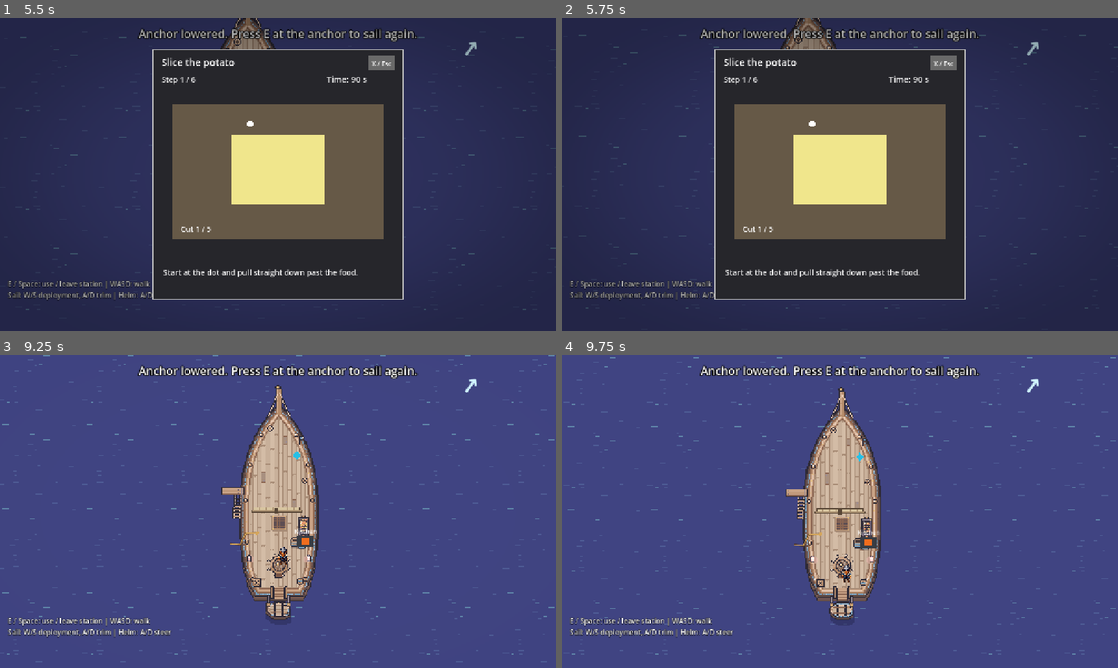
Above: before the commit, frames 1-4 (two rows, left to right).
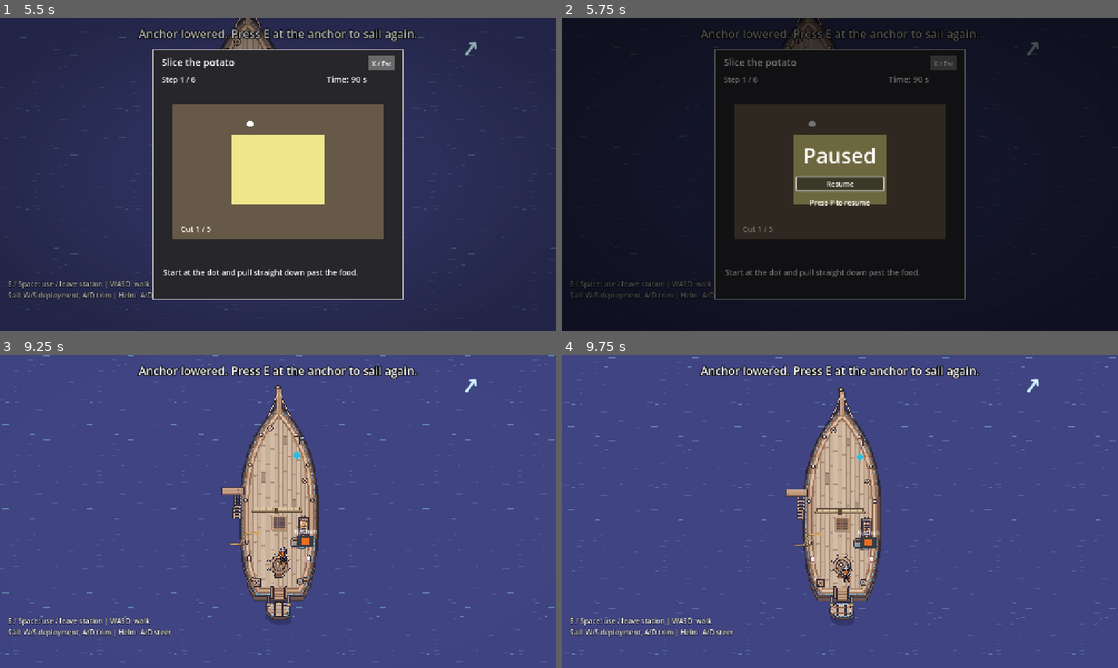
Above: after the commit, the same moments.

Repository: whitneyakred/gaming
Game: Godot game, scene res://scenes/main.tscn
The game is run twice, just before and just after one commit, with the same random seed, the same clock (stepped at 60 frames per second) and the same inputs.
Inputs (mouse positions are in pixels of both pictures, inside the frame that each line leads up to):
- Up to frame 1 (5.5 s): tap Enter at 0.5 s; move the mouse to (400, 158) at 0.52 s; hold D (move_right) 0.53-1.25 s; hold E (fish) 0.53-1.25 s; click (400, 158) at 0.67 s; tap Space at 0.77, 3.77 s; drag from (166, 190) to (278, 252) at 1.27 s; tap E (fish) at 2, 3.5 s; move the mouse to (333, 105) at 2.02 s; hold D (move_right) 2.03-2.75 s; hold E (fish) 2.03-2.75 s; drag from (250, 237) to (111, 127) at 2.77 s; move the mouse to (444, 221) at 3.52 s; hold A (move_left) 3.53-4.25 s; hold E (fish) 3.53-4.25 s; tap Escape (ui_cancel) at 4.15 s; drag from (111, 127) to (294, 190) at 4.27 s; move the mouse to (305, 174) at 5.02 s; hold S (move_down) from 5.03 s (still down); hold E (fish) from 5.03 s (still down); click (305, 174) at 5.17 s
- Up to frame 2 (5.75 s): keep holding S (move_down); keep holding E (fish); tap P (pause, bound only after the commit) at 5.65 s
- Up to frame 3 (9.25 s): release S (move_down) at 5.75 s; release E (fish) at 5.75 s; click (278, 520) at 5.75 s, where only the run after the commit has a clickable "Resume"; drag from (278, 511) to (166, 527) at 6.52 s; move the mouse to (400, 495) at 7.27 s; hold W (move_up) 7.28-8 s; hold E (fish) 7.28-8 s; tap Space at 7.52 s; drag from (278, 511) to (261, 414) at 8.02 s; move the mouse to (333, 442) at 8.77 s; hold S (move_down) from 8.78 s (still down); hold E (fish) from 8.78 s (still down)
- Up to frame 4 (9.75 s): release S (move_down) at 9.5 s; release E (fish) at 9.5 s; drag from (812, 574) to (673, 464) at 9.52 s

Frame 1 is identical in both runs. In frame 2, 81% of the frame differs, in the area x 0-100%, y 0-100%; in frame 3, less than 0.1%; in frame 4, less than 0.1%.

Commit message:
Add PauseMenu autoload for UC-PROG-pause-game
Trunk for the single-player pause slice (docs/design/PROG.md):
- scenes/pause_menu.tscn, scripts/pause_menu.gd: CanvasLayer autoload
  with process mode Always. pause()/resume() set SceneTree.paused, show
  or hide the pause screen, and emit pause_changed; calling either in
  the current state is a no-op. P toggles; echo is ignored. Resume
  only (4a deferred, OI-21).
- project.godot: PauseMenu autoload and the `pause` action on P.
- tests/pause_game.gd + pause_game_suite.gd: test-list row
  "repeated calls".
- architecture 5.3: pause files moved from designed to built.

Shared code: every scene now runs under this autoload.

Co-Authored-By: Claude Opus 5.5 <noreply@anthropic.com>
Claude-Session: https://claude.ai/code/session_013D3zbSpNdLWKBnbZQV1vuY

Diff:
--- a/project.godot
+++ b/project.godot
@@ -20,6 +20,7 @@
 ItemDatabase="*res://scripts/item-system/item_database.gd"
 Items="*res://scripts/item-system/items.gd"
 VoyageState="*res://scripts/voyage_state.gd"
+PauseMenu="*res://scenes/pause_menu.tscn"
 
 [display]
 
@@ -67,6 +68,11 @@
 , Object(InputEventKey,"resource_local_to_scene":false,"resource_name":"","device":16,"window_id":0,"alt_pressed":false …(186 unchanged characters)…
 ]
 }
+pause={
+"deadzone": 0.2,
+"events": [Object(InputEventKey,"resource_local_to_scene":false,"resource_name":"","device":-1,"window_id":0,"alt_pressed":false,"shift_pressed":false,"ctrl_pressed":false,"meta_pressed":false,"pressed":false,"keycode":0,"physical_keycode":80,"key_label":0,"unicode":112,"location":0,"echo":false,"script":null)
+]
+}
 
 [rendering]
 
--- /dev/null
+++ b/scenes/pause_menu.tscn
@@ -0,0 +1,55 @@
+[gd_scene load_steps=2 format=3]
+
+[ext_resource type="Script" path="res://scripts/pause_menu.gd" id="1"]
+
+[node name="PauseMenu" type="CanvasLayer"]
+process_mode = 3
+layer = 100
+script = ExtResource("1")
+
+[node name="Screen" type="Control" parent="."]
+visible = false
+layout_mode = 3
+anchors_preset = 15
+anchor_right = 1.0
+anchor_bottom = 1.0
+grow_horizontal = 2
+grow_vertical = 2
+
+[node name="Backdrop" type="ColorRect" parent="Screen"]
+layout_mode = 1
+anchors_preset = 15
+anchor_right = 1.0
+anchor_bottom = 1.0
+grow_horizontal = 2
+grow_vertical = 2
+color = Color(0, 0, 0, 0.55)
+
+[node name="Center" type="CenterContainer" parent="Screen"]
+layout_mode = 1
+anchors_preset = 15
+anchor_right = 1.0
+anchor_bottom = 1.0
+grow_horizontal = 2
+grow_vertical = 2
+
+[node name="Box" type="VBoxContainer" parent="Screen/Center"]
+layout_mode = 2
+theme_override_constants/separation = 16
+
+[node name="Title" type="Label" parent="Screen/Center/Box"]
+layout_mode = 2
+theme_override_font_sizes/font_size = 48
+text = "Paused"
+horizontal_alignment = 1
+
+[node name="ResumeButton" type="Button" parent="Screen/Center/Box"]
+unique_name_in_owner = true
+custom_minimum_size = Vector2(200, 0)
+layout_mode = 2
+text = "Resume"
+
+[node name="Hint" type="Label" parent="Screen/Center/Box"]
+layout_mode = 2
+text = "Press P to resume"
+horizontal_alignment = 1
--- /dev/null
+++ b/scripts/pause_menu.gd
@@ -0,0 +1,68 @@
+extends CanvasLayer
+
+## Autoload `PauseMenu`: pauses and resumes the game (UC-PROG-pause-game,
+## single-player slice; see docs/design/PROG.md).
+##
+## The freeze is SceneTree.paused. This node runs with process mode Always, so
+## the pause screen and the pause key keep working while every gameplay node
+## (ship, stations, player, island timer, cooking) is stopped. Gameplay code
+## gets no pause hook of its own. A one-shot timer must be created with
+## get_tree().create_timer(seconds, false) so that it stops too.
+##
+## In single-player the local player holds the Host's right to pause
+## (BR-host-controls-session). Quit (extension 4a) waits for
+## UC-PROG-quit-voyage (OI-21), so the screen has Resume only.
+
+## Emitted after the game pauses (true) or resumes (false). Not emitted when
+## pause() or resume() is called in the state the game is already in.
+signal pause_changed(is_paused: bool)
+
+## Input action that toggles pause. Bound to P in project.godot (not Escape:
+## ui_cancel already closes the cooking minigames).
+const PAUSE_ACTION: StringName = &"pause"
+
+@onready var _screen: Control = $Screen
+@onready var _resume_button: Button = %ResumeButton
+
+
+func _ready() -> void:
+	process_mode = Node.PROCESS_MODE_ALWAYS
+	_screen.visible = false
+	_resume_button.pressed.connect(resume)
+
+
+# Steps 1 and 4: the pause key pauses, and pressing it again resumes.
+# Holding the key down (echo) does nothing more.
+func _unhandled_input(event: InputEvent) -> void:
+	if not event.is_action_pressed(PAUSE_ACTION, false):
+		return
+	get_viewport().set_input_as_handled()
+	if is_paused():
+		resume()
+	else:
+		pause()
+
+
+## Freezes the game and shows the pause screen (steps 2 and 3).
+## Does nothing if the game is already paused.
+func pause() -> void:
+	if is_paused():
+		return
+	get_tree().paused = true
+	_screen.visible = true
+	_resume_button.grab_focus()
+	pause_changed.emit(true)
+
+
+## Hides the pause screen and lets the game carry on from the values it was
+## frozen at (step 5, POST-1). Does nothing if the game is not paused.
+func resume() -> void:
+	if not is_paused():
+		return
+	get_tree().paused = false
+	_screen.visible = false
+	pause_changed.emit(false)
+
+
+func is_paused() -> bool:
+	return get_tree().paused
--- /dev/null
+++ b/tests/pause_game.gd
@@ -0,0 +1,11 @@
+extends SceneTree
+## Tests UC-PROG-pause-game (single-player slice, docs/design/PROG.md).
+## Run with: godot --headless --path . --script res://tests/pause_game.gd
+##
+## The checks live in pause_game_suite.gd. It is loaded here, after the
+## autoloads (PauseMenu, VoyageState...) exist, so it can use them by name.
+
+func _initialize() -> void:
+	var suite: Node = load("res://tests/pause_game_suite.gd").new()
+	suite.name = "PauseGameSuite"
+	root.add_child.call_deferred(suite)
--- /dev/null
+++ b/tests/pause_game_suite.gd
@@ -0,0 +1,72 @@
+extends Node
+## UC-PROG-pause-game checks, one function per row of the design's test list
+## (docs/design/PROG.md, "Pause-game ... (single-player)"). Started by
+## tests/pause_game.gd.
+
+var failures: int = 0
+
+
+func _ready() -> void:
+	# The suite must keep running while it pauses the game.
+	process_mode = Node.PROCESS_MODE_ALWAYS
+	_run.call_deferred()
+
+
+func _check(condition: bool, message: String) -> void:
+	if not condition:
+		failures += 1
+		push_error(message)
+
+
+func _frames(count: int) -> void:
+	for i in range(count):
+		await get_tree().process_frame
+
+
+func _screen_visible() -> bool:
+	return (PauseMenu.get_node("Screen") as Control).visible
+
+
+func _run() -> void:
+	get_tree().create_timer(120.0).timeout.connect(func() -> void:
+		push_error("Pause test timed out")
+		get_tree().quit(1))
+
+	await _test_repeated_calls()
+
+	if PauseMenu.is_paused():
+		PauseMenu.resume()
+	print("Pause game: %d failure(s)" % failures)
+	get_tree().quit(1 if failures > 0 else 0)
+
+
+# Row "Pause-game: repeated calls" (unit): pause() while paused and resume()
+# while running change nothing and emit nothing.
+func _test_repeated_calls() -> void:
+	var emitted: Array[bool] = []
+	var record := func(is_paused: bool) -> void: emitted.append(is_paused)
+	PauseMenu.pause_changed.connect(record)
+
+	_check(not PauseMenu.is_paused() and not get_tree().paused, "The game must start unpaused")
+	_check(not _screen_visible(), "The pause screen must start hidden")
+
+	PauseMenu.resume()
+	_check(not get_tree().paused and emitted.is_empty(), "resume() while running must change nothing and emit nothing")
+
+	PauseMenu.pause()
+	_check(get_tree().paused and PauseMenu.is_paused(), "pause() must pause the tree")
+	_check(_screen_visible(), "pause() must show the pause screen")
+	_check(emitted == [true], "pause() must emit pause_changed(true) once")
+
+	PauseMenu.pause()
+	_check(get_tree().paused and _screen_visible(), "pause() while paused must leave the game paused")
+	_check(emitted == [true], "pause() while paused must emit nothing")
+
+	PauseMenu.resume()
+	_check(not get_tree().paused and not _screen_visible(), "resume() must unpause the tree and hide the screen")
+	_check(emitted == [true, false], "resume() must emit pause_changed(false) once")
+
+	PauseMenu.resume()
+	_check(emitted == [true, false], "resume() while running must emit nothing")
+
+	PauseMenu.pause_changed.disconnect(record)
Not shown, changed: docs/design/architectural-design.md
